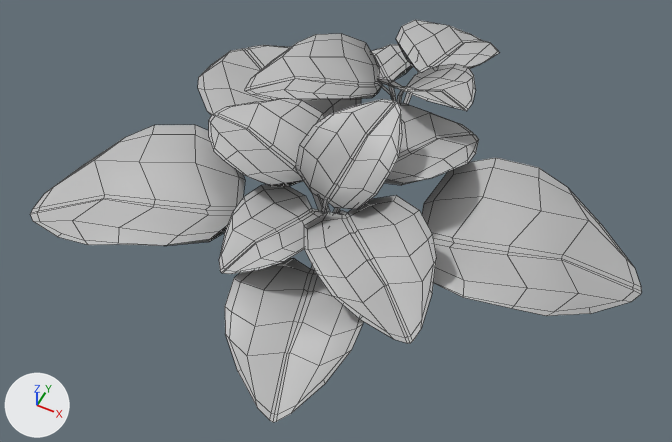
An edit to the FBX model Miska/Assets/Meshes/Hosta_Y_02.fbx, drawn before and after from the same camera.
Rendered twice from a 50 mm camera at (0.55, -1.188, 1.384) aimed at (0.009, -0.105, 0.031). Every picture has the same lights, and +X, +Y and +Z are marked at lower left. Mesh edges are drawn as thin lines. Where no turn or scale is listed for an object, it has been applied to the vertices.

Objects in the first picture: 'Hosta_Y_02'.
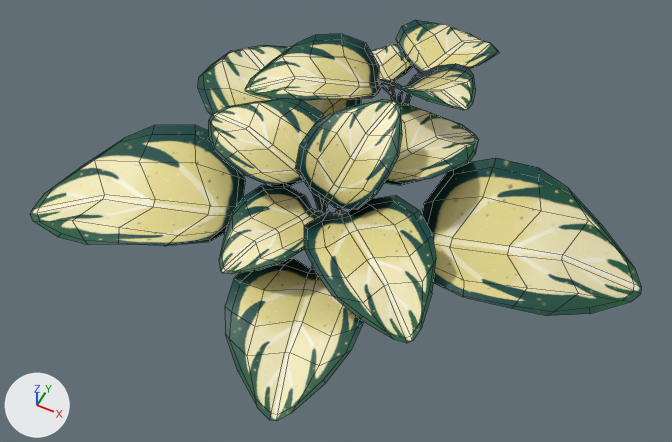
Pixel boxes [x1, y1, x2, y2] of what changed, in the pictures (672 x 442 px):
```json
{"object": "Hosta_Y_02", "change": "surface changed, reshaped", "before": [30, 20, 642, 422], "after": [30, 20, 641, 421], "on screen": "grey to beige"}
{"part": 1, "of": "me_mesh", "change": "cut back", "before": [31, 39, 642, 422], "after": [31, 39, 641, 421]}
```

Edits to the scene script, one JSON object a line:
```json
{"op": "add", "block": "img_hosta_albedo_001_tga", "code": ["img_hosta_albedo_001_tga = load_image('Hosta_Albedo_001.tga', '../Textures/Hosta_Albedo_001.tga', 1024, 1024, 'sRGB')"]}
{"op": "remove", "block": "mat_hostas", "code": "mat_hostas.base_color = (0.5, 0.5, 0.5)  # grey #bcbcbc"}
{"op": "add", "block": "mat_hostas", "code": "mat_hostas.texture = img_hosta_albedo_001_tga"}
{"block": "me_mesh", "where": "# used by ob_hosta_y_02; location = (0.0, 0.0, 0.0)"}
{"op": "remove", "block": "me_mesh", "code": "me_mesh.from_pydata(...)  # 832 vertices, 650 faces; spans x -0.549..0.585, y -0.536..0.545, z -0.001..0.231"}
{"op": "add", "block": "me_mesh", "code": "me_mesh.from_pydata(...)  # 676 vertices, 520 faces; spans x -0.549..0.585, y -0.536..0.545, z 0.0..0.231"}
{"block": "me_mesh", "change": "me_mesh part 1"}
{"block": "me_mesh", "change": "156 vertices are removed from x -0.548..0.585, y -0.535..0.544, z -0.001..0.228"}
{"block": "me_mesh", "change": "234 faces are deleted"}
{"block": "me_mesh", "change": "104 new faces join them"}
```
